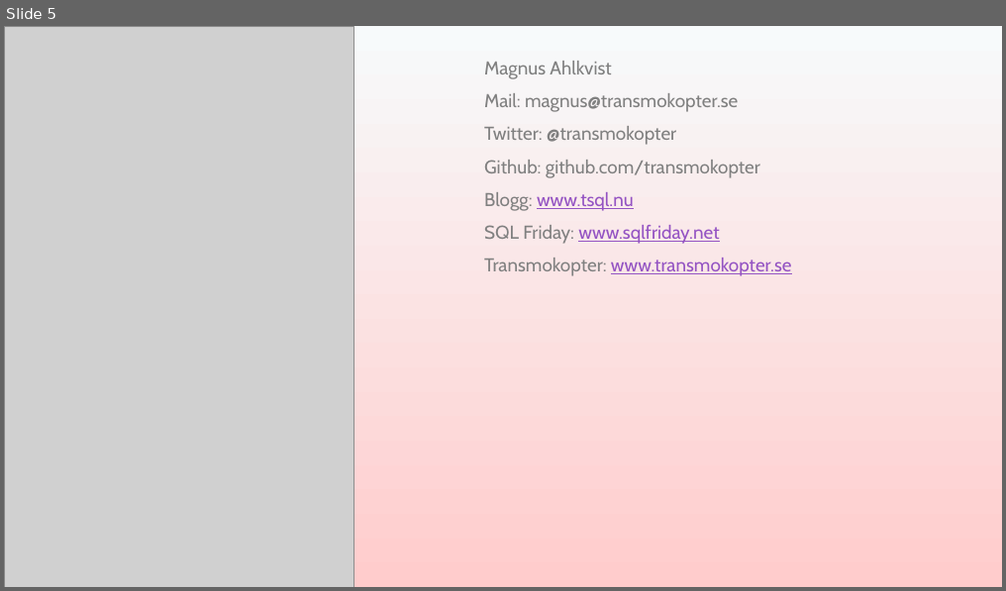
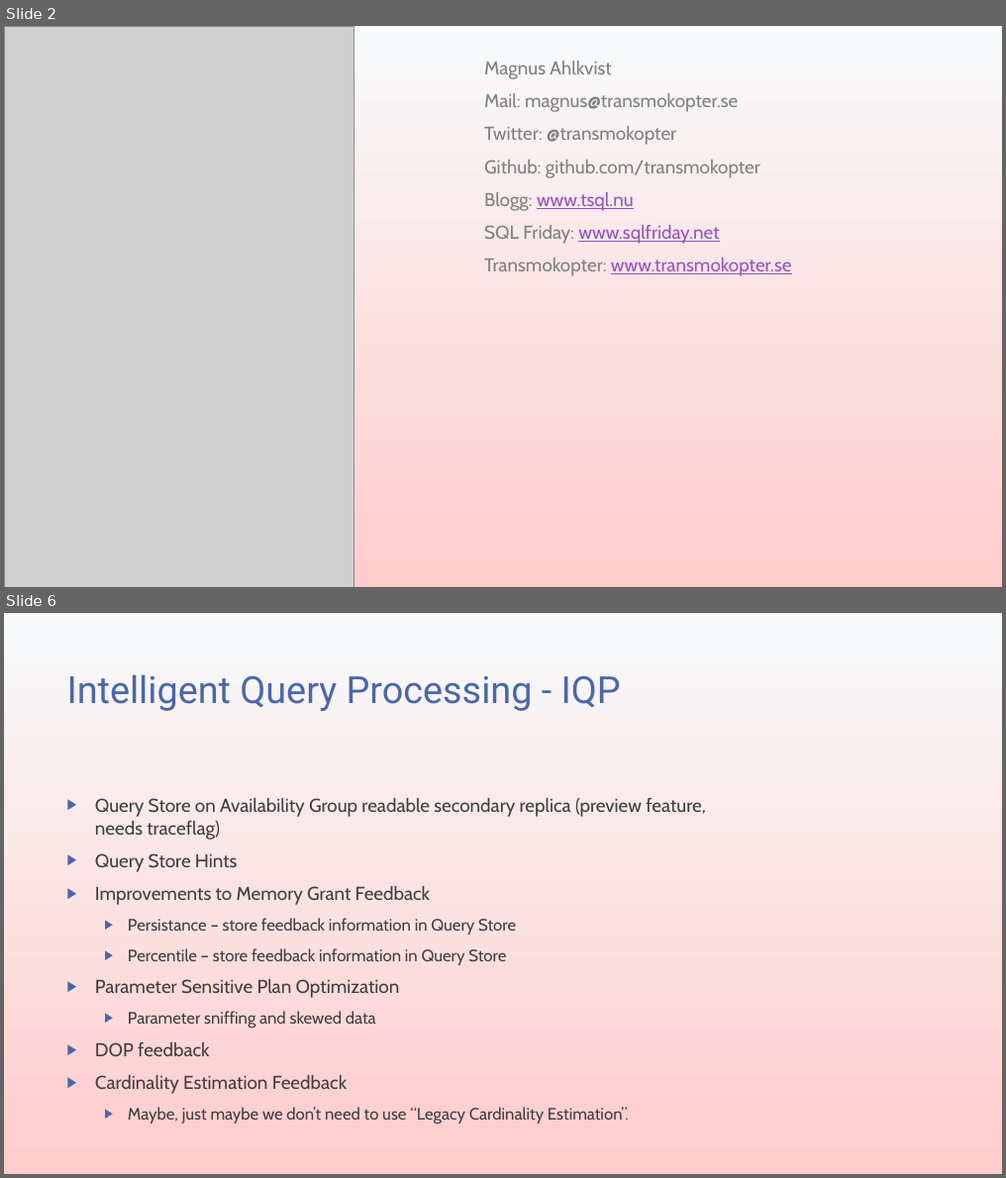
Before and after one commit to transmokopter/Presentations, a slide deck: sql-server-2022/sql-server-2022.pptx. Shown one above the other, each under a label of ours: slide 5 before the commit, slides 2 and 6 after it; the slides between them are not shown. The pictures are 1006x591 and 1006x1178 pixels, drawn with LibreOffice and Linux fonts; fonts in the diff are those of the drawing; grey boxes stand for pictures; background and template pictures are left out. Boxes give left, top, right and bottom in pixels: in the first picture for what was removed or moved away, otherwise in the second. Text is boxed around its words. In the diff, an @@ line names an element or a change of style, - is before the commit and + after.

```diff
--- a/sql-server-2022/sql-server-2022.pptx
+++ b/sql-server-2022/sql-server-2022.pptx
@@ slide 6 added at (x1=4, y1=613, x2=1002, y2=1174), background gradient #F7FAFB to #FFCCCC @@
@@ title added at (x1=67, y1=674, x2=621, y2=711), 36 pt, text #4A66AC @@
+Intelligent Query Processing - IQP
@@ text added at (x1=95, y1=798, x2=705, y2=1124), 18 pt, text #404040 @@
+▶ Query Store on Availability Group readable secondary replica (preview feature, needs traceflag)
+▶ Query Store Hints
+▶ Improvements to Memory Grant Feedback
+  ▶ Persistance – store feedback information in Query Store
+  ▶ Percentile – store feedback information in Query Store
+▶ Parameter Sensitive Plan Optimization
+  ▶ Parameter sniffing and skewed data
+▶ DOP feedback
+▶ Cardinality Estimation Feedback
+  ▶ Maybe, just maybe we don’t need to use “Legacy Cardinality Estimation”.
@@ what was slide 5 is now slide 2 @@
```
Also in this commit, not shown: 3 slides changed, 5 other slides added, 1 slide removed, 2 other files.
